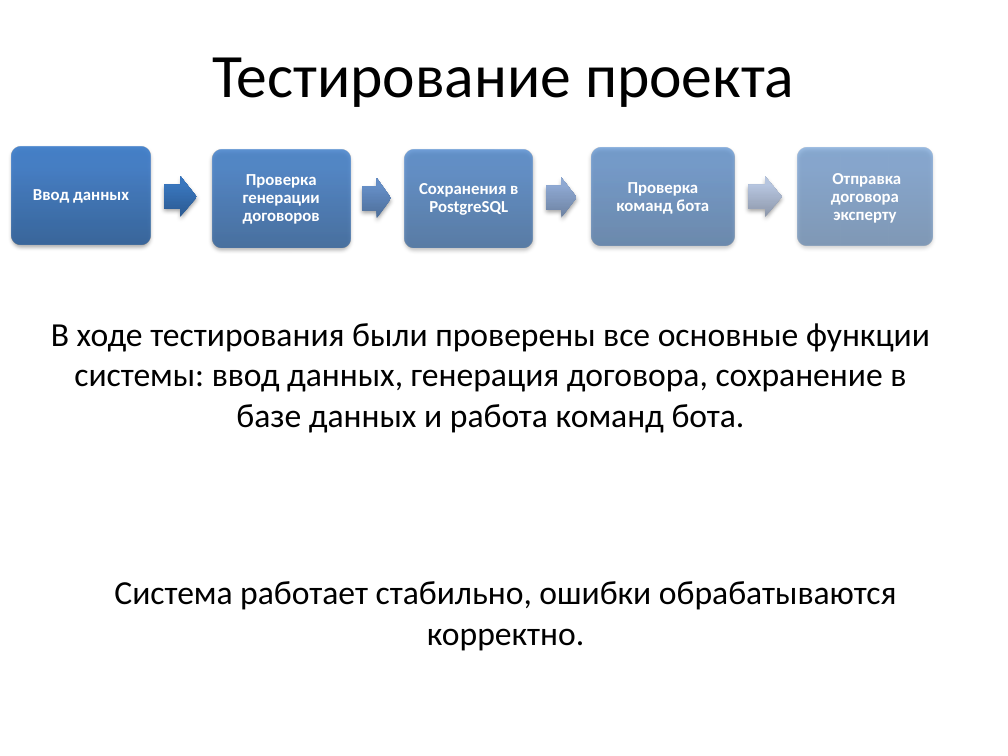
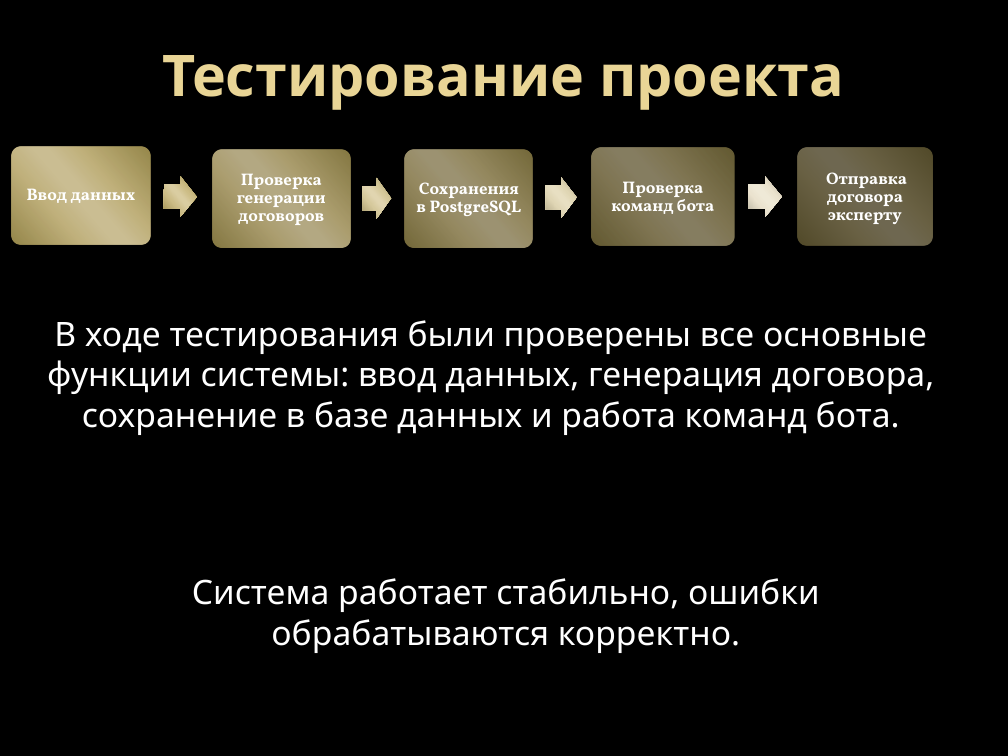
Before and after one commit to Ivan9005/autoexpert-bot, a slide deck: slide 12 of presentation/Система автоматизации оформления договоров автоэксперта на базе Telegram-бота.pptx. Drawn at 1008x756 pixels with LibreOffice and Linux fonts; fonts in the diff are those of the drawing; background and template pictures are left out. Boxes give left, top, right and bottom in pixels: in the first picture for what was removed or moved away, otherwise in the second. Text is boxed around its words. In the diff, an @@ line names an element or a change of style, - is before the commit and + after.

```diff
--- a/presentation/Система автоматизации оформления договоров автоэксперта на базе Telegram-бота.pptx
+++ b/presentation/Система автоматизации оформления договоров автоэксперта на базе Telegram-бота.pptx
@@ background #FFFFFF to picture (left out) @@
@@ title "Тестирование проекта" at (x1=163, y1=55, x2=844, y2=110): size 44 to 41 pt, font Calibri to Noto Sans, text colour #000000 to gradient #EAD696 to #E7D081, bold on @@
@@ fill gradient #2F5F99 to #3D7CC7 to #3A7CCB to gradient #A59452 to #D5C489 to #E1D2A3 to #D6C58A; shadow changed in 5 elements at (x1=12, y1=146, x2=150, y2=244), (x1=213, y1=149, x2=351, y2=247), (x1=405, y1=149, x2=533, y2=247), (x1=592, y1=148, x2=735, y2=246), (x1=797, y1=148, x2=931, y2=246) @@
@@ right arrow at (x1=164, y1=176, x2=198, y2=217): fill gradient #2D5B92 to #3A76BE to #3876C2 to gradient #9E8E4E to #CEBE86 to #DBCDA2 to #CEBE88; shadow changed @@
@@ right arrow at (x1=362, y1=178, x2=391, y2=219): fill gradient #4E6E9A to #658FC8 to #648FCA to gradient #A79969 to #D7CA9C to #E2D6B1 to #D8CA9D; shadow changed @@
@@ right arrow at (x1=545, y1=177, x2=577, y2=218): fill gradient #6E82A2 to #8FA9D2 to #8FAAD5 to gradient #B0A685 to #E1D6B5 to #E9DFC3 to #E1D7B6; shadow changed @@
@@ right arrow at (x1=748, y1=176, x2=781, y2=217): fill gradient #8E98AC to #B8C6DF to #B8C6E1 to gradient #BAB39F to #ECE4CF to #F1EAD8 to #ECE5D0; shadow changed @@
@@ font Calibri to Vollkorn in 5 elements at (x1=27, y1=189, x2=136, y2=203), (x1=237, y1=173, x2=326, y2=225), (x1=416, y1=182, x2=522, y2=216), (x1=611, y1=181, x2=714, y2=214), (x1=826, y1=172, x2=907, y2=224) @@
@@ text "В ходе тестирования были проверены ..." at (x1=47, y1=320, x2=935, y2=435): font Calibri to Noto Sans, text colour #000000 to #FFFFFF @@
@@ text "Система работает стабильно, ошибки обрабатываются ..." at (x1=192, y1=578, x2=820, y2=653): font Calibri to Noto Sans, text colour #000000 to #FFFFFF @@
```
Also in this commit, not shown: 15 other slides changed.
